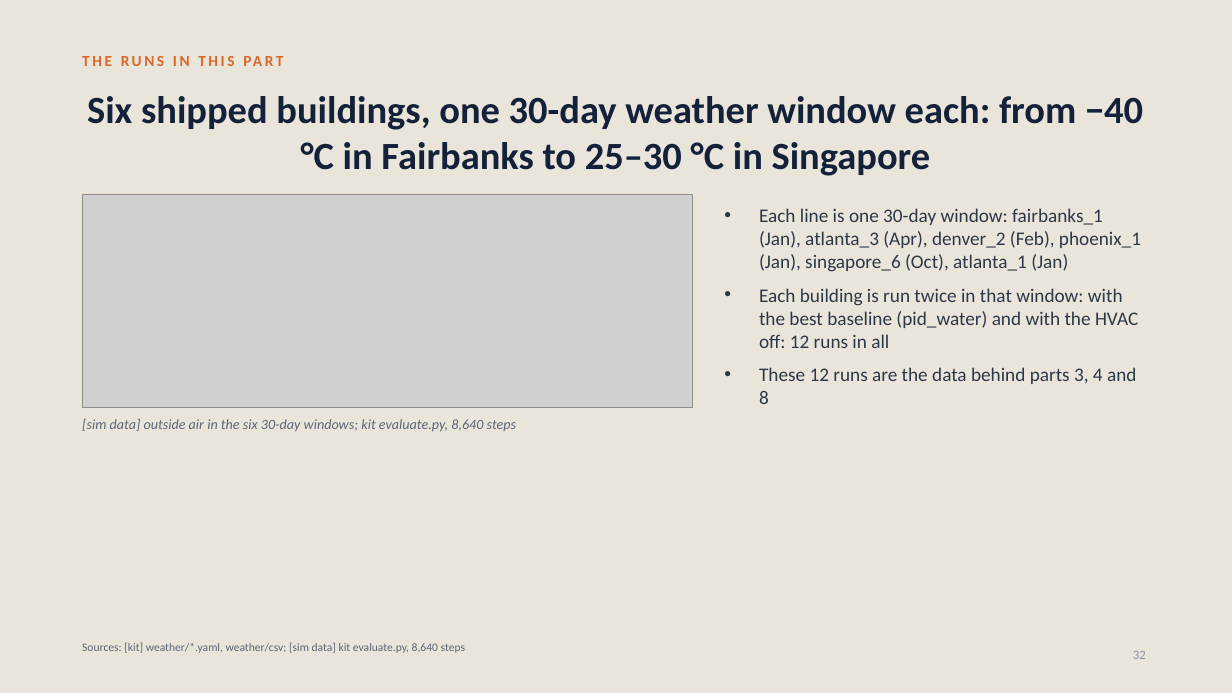
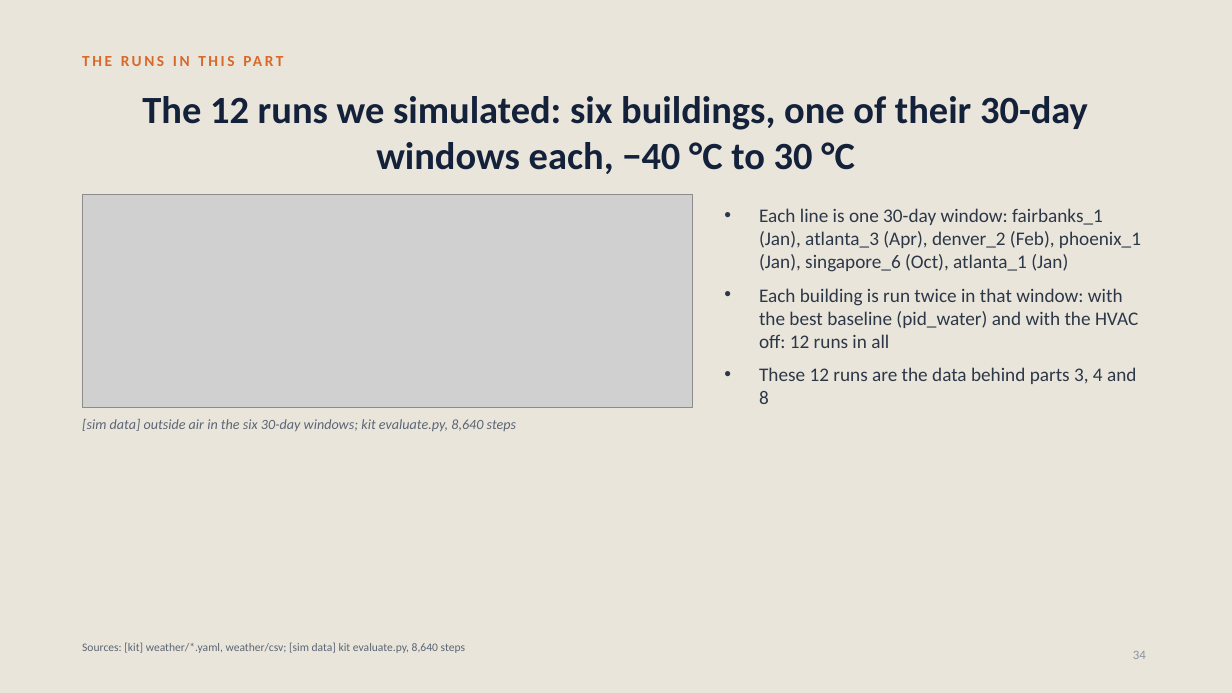
Before and after one commit to srivathsanb14/working-code, a slide deck: slide 34 of docs/One_Controller_for_Every_Building.pptx (slide 32 before the commit). Drawn at 1232x693 pixels with LibreOffice and Linux fonts; fonts in the diff are those of the drawing; grey boxes stand for pictures. Boxes give left, top, right and bottom in pixels: in the first picture for what was removed or moved away, otherwise in the second. Text is boxed around its words. In the diff, an @@ line names an element or a change of style, - is before the commit and + after.

```diff
--- a/docs/One_Controller_for_Every_Building.pptx
+++ b/docs/One_Controller_for_Every_Building.pptx
@@ title at (x1=142, y1=96, x2=1088, y2=174): text changed @@
-Six shipped buildings, one 30-day weather window each: from −40 °C in Fairbanks to 25–30 °C in Singapore
+The 12 runs we simulated: six buildings, one of their 30-day windows each, −40 °C to 30 °C
@@ page number at (x1=1133, y1=651, x2=1146, y2=659): text changed @@
-32
+34
```
Also in this commit, not shown: 5 other slides changed, 2 slides added, 4 other files.
